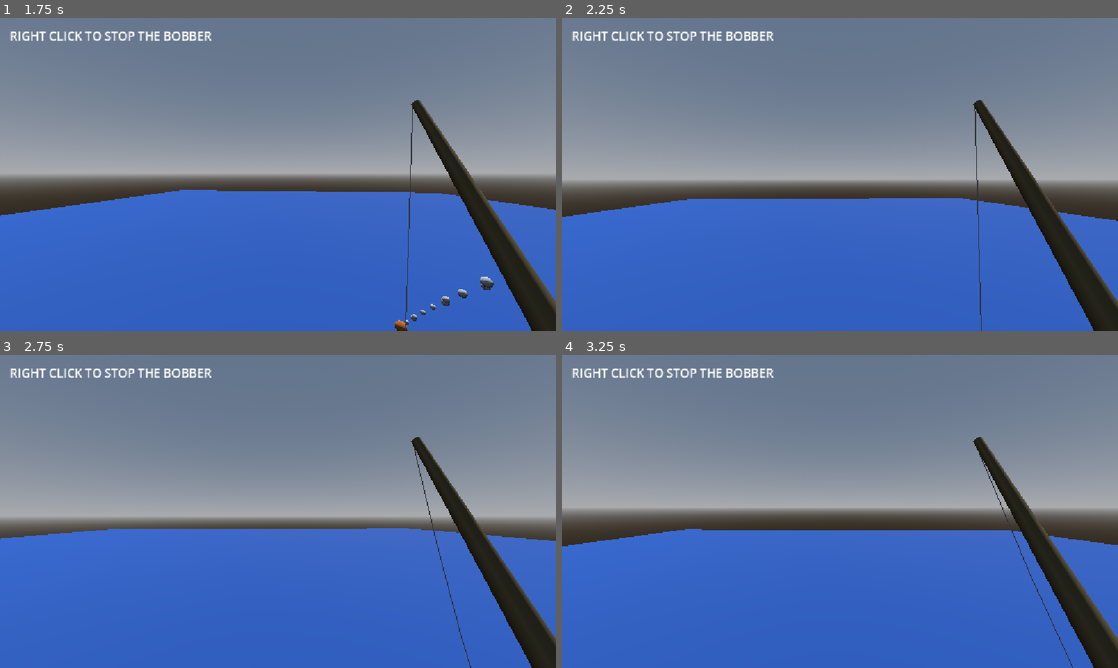
Above: before the commit, frames 1-4 (two rows, left to right).
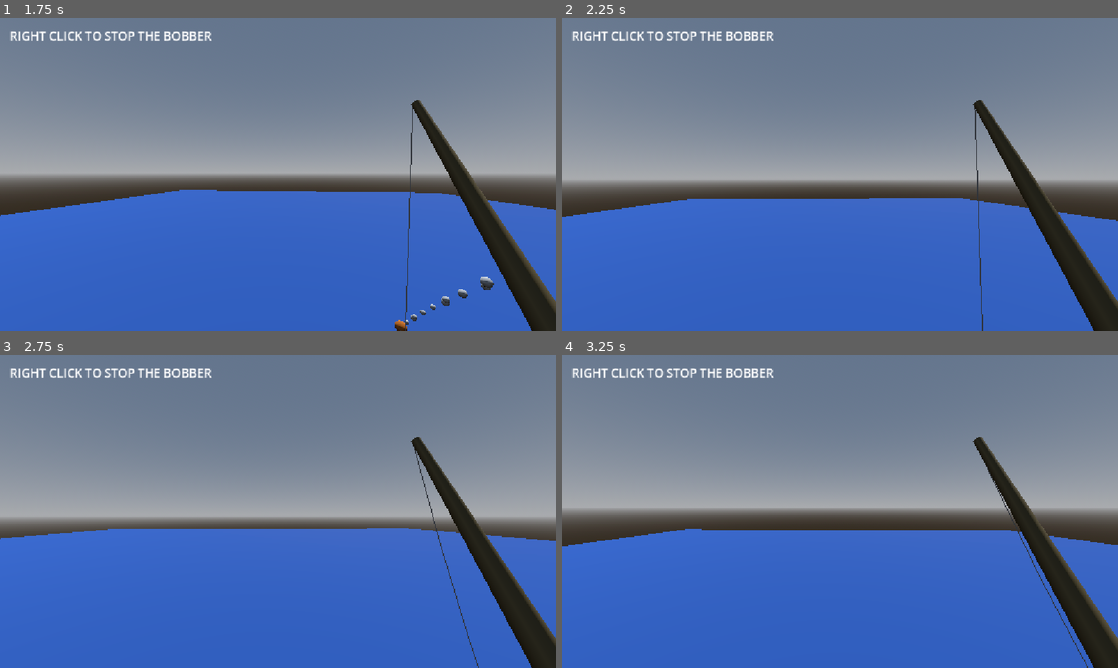
Above: after the commit, the same moments.

Repository: JunoDotNet/retro-fishing
Game: Godot game, scene res://Main.tscn
Two runs of this game, one before a commit and one after it. Both use one fixed random seed, a clock stepped at 60 frames per second and the inputs below. The project has no main scene, so this scene is started directly.
Inputs (mouse positions are in pixels of both pictures, inside the frame that each line leads up to):
- Up to frame 1 (1.75 s): tap Enter (ui_accept) at 0.5, 0.77, 1.25, 1.52 s; move the mouse to (305, 174) at 0.52 s; hold W (player_forward) from 0.53 s (still down); tap E (reel_in) at 0.6, 1.35 s; click (305, 174) at 0.67 s; move the mouse to (250, 174) at 1.27 s; click (250, 174) at 1.42 s
- Up to frame 2 (2.25 s): keep holding W (player_forward); tap Enter (ui_accept) at 2 s; move the mouse to (851, 168) at 2.02 s; tap E (reel_in) at 2.1 s; click (851, 168) at 2.17 s
- Up to frame 3 (2.75 s): keep holding W (player_forward)
- Up to frame 4 (3.25 s): keep holding W (player_forward); tap Enter (ui_accept) at 2.75, 3.02 s; move the mouse to (834, 517) at 2.77 s; tap E (reel_in) at 2.85 s; click (834, 517) at 2.92 s

Frame 1 is identical in both runs. In frame 2, 0.1% of the frame differs, in the area x 74-76%, y 29-100%; in frame 3, 0.2%, in the area x 74-87%, y 30-100%; in frame 4, 0.2%.

Commit message:
Added bobber auto settling and added water resistence

Diff:
--- a/fishing_system.tscn
+++ b/fishing_system.tscn
@@ -34,6 +34,8 @@
 hooked_interval = 0.3
 
 [node name="PhysicsBobber" parent="." unique_id=667233103 instance=ExtResource("5_js6um")]
+contact_monitor = true
+max_contacts_reported = 4
 
 [node name="DragParticles" type="GPUParticles3D" parent="PhysicsBobber" unique_id=1364995607]
 emitting = false
--- a/physics_bobber.gd
+++ b/physics_bobber.gd
@@ -13,11 +13,15 @@
 
 @export var bob_height: float = 0.05
 @export var bob_speed: float = 2.0
+@export var water_drag: float = 0.5
 
 var bob_time: float = 0.0
+var settle_timer: float = 0.0
+@export var settle_delay: float = 1.0
 
 var is_cast: bool = false
 var is_settled: bool = false
+var has_touched_water: bool = false
 
 var water_height: float = 0.0
 var has_bite: bool = false
@@ -50,6 +54,7 @@
 	var forward := -camera.global_basis.z
 	var target_position := camera.global_position + forward * 8.0
 	is_settled = false
+	has_touched_water = false
 
 	# Position the existing ray above the target and check for water.
 	water_detector.global_position = Vector3(
@@ -101,6 +106,7 @@
 	bite_timer = 0.0
 	message_timer = 0.0
 	bob_time = 0.0
+	has_touched_water = false
 
 	freeze = true
 	sleeping = true
@@ -135,3 +141,24 @@
 	if is_settled and is_cast:
 		bob_time += delta
 		global_position.y = water_height + sin(bob_time * bob_speed) * bob_height
+
+	if is_cast and not is_settled and global_position.y <= water_height + 0.1:
+		has_touched_water = true
+	if has_touched_water:
+		var drag_multiplier = exp(-water_drag * delta)
+		linear_velocity.x *= drag_multiplier
+		linear_velocity.z *= drag_multiplier
+
+	var horizontal_speed = Vector2(linear_velocity.x, linear_velocity.z).length()
+
+	if has_touched_water and not is_settled and horizontal_speed < 0.5:
+		settle_timer += delta
+
+		if settle_timer >= settle_delay:
+				is_settled = true
+				linear_velocity = Vector3.ZERO
+				angular_velocity = Vector3.ZERO
+				bite_timer = randf_range(min_bite_time, max_bite_time)
+				fishing_status.text = "Waiting for a bite..."
+	else:
+		settle_timer = 0.0
